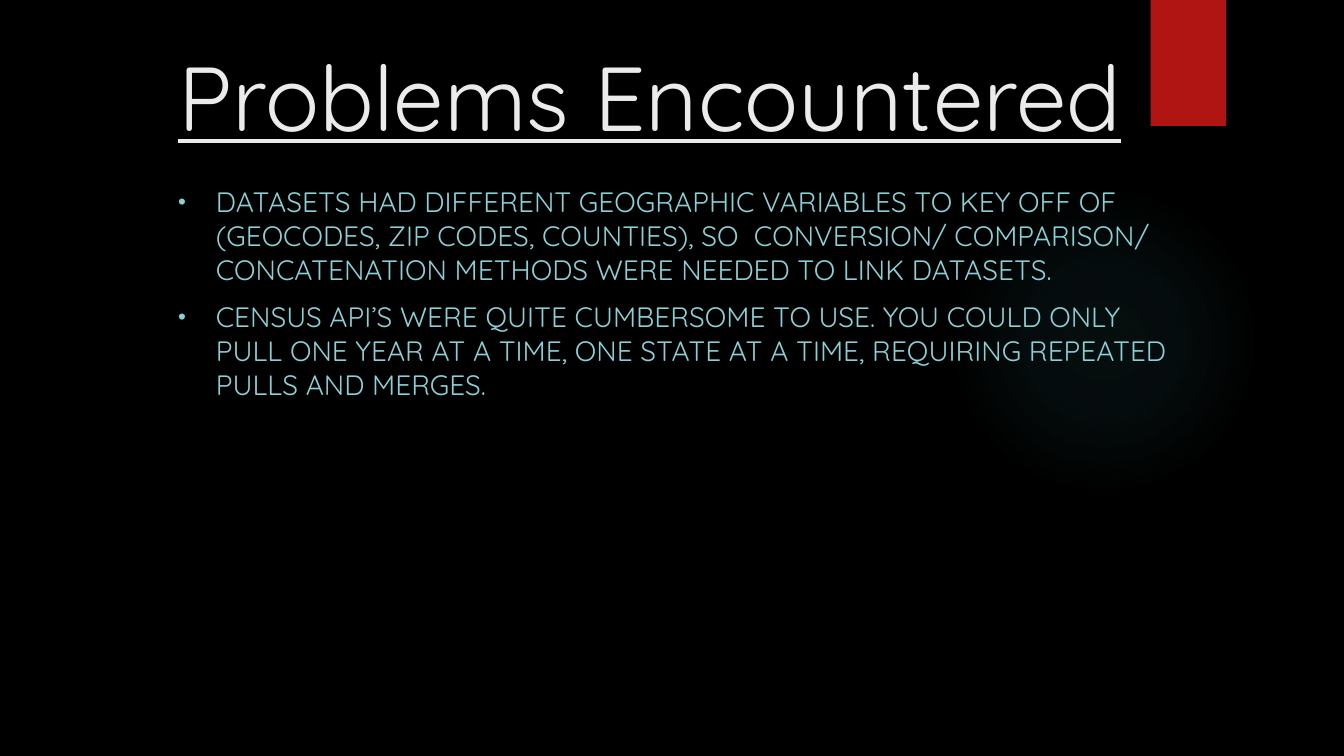
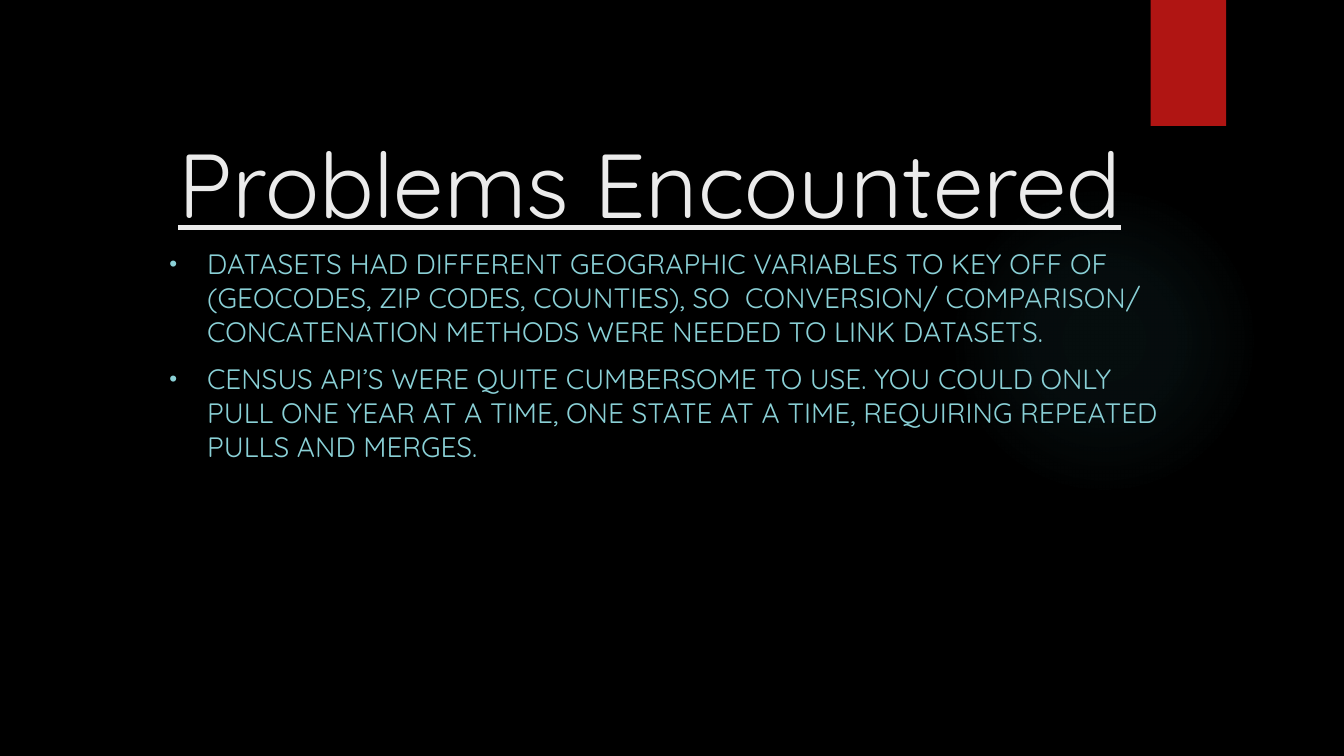
Before and after one commit to Falcon-d/Project-1-Broadband-Access, a slide deck: slide 5 of Project 1 Deck.pptx. Drawn at 1344x756 pixels with LibreOffice and Linux fonts; fonts in the diff are those of the drawing; background and template pictures are left out. Boxes give left, top, right and bottom in pixels: in the first picture for what was removed or moved away, otherwise in the second. Text is boxed around its words. In the diff, an @@ line names an element or a change of style, - is before the commit and + after.

```diff
--- a/Project 1 Deck.pptx
+++ b/Project 1 Deck.pptx
@@ title "Problems Encountered": place and size @@
-title "Problems Encountered" at bbox=[178, 64, 1121, 143]
+title "Problems Encountered" at bbox=[178, 151, 1121, 230]
@@ subtitle "DATASETS HAD DIFFERENT GEOGRAPHIC VARIABLES ...": place and size @@
-subtitle "DATASETS HAD DIFFERENT GEOGRAPHIC VARIABLES ..." at bbox=[216, 192, 1166, 396]
+subtitle "DATASETS HAD DIFFERENT GEOGRAPHIC VARIABLES ..." at bbox=[207, 254, 1157, 458]
```
Also in this commit, not shown: 4 other slides changed, 2 slides added, 1 slide removed.
